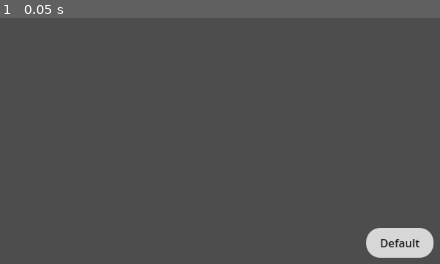
Above: before the commit, frame 1.
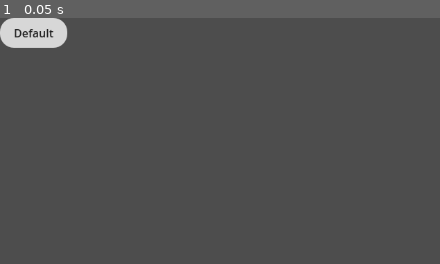
Above: after the commit, the same moment.

Repository: oakeslab-polymtl/DTInsight
Game: Godot game, scene res://GenericDisplay/generic_display.tscn
Two runs of this game, one before a commit and one after it. Both use one fixed random seed, a clock stepped at 60 frames per second and the inputs below. This scene is started directly instead of the project's main scene.
Inputs:
- Up to frame 1 (0.05 s): no input

The runs differ from the first frame. In frame 1, 3.4% of the frame differs, in the area x 0-99%, y 0-98%.

Commit message:
New link system between elements
And mouse over element preparation

Diff:
--- a/DTContainer/DTContainer.gd
+++ b/DTContainer/DTContainer.gd
@@ -18,6 +18,17 @@
 
 #Array of displayes nodes
 var displayed_node_list: Array[DisplayedNode]
+
+#Link width
+const link_width : int = 5
+
+#displayed coordinates collection
+var already_drawn_x : Array[int] = []
+var already_drawn_y : Array[int] = []
+
+#link display colot
+const dimmed_color : Color = Color.GRAY
+const highlight_color : Color = Color.DIM_GRAY
 
 #Feed fuseki data
 func feed_fuseki_data(feed):
@@ -44,12 +55,14 @@
 		displayed_node_list.append(displayed_element)
 
 func _process(delta):
+	already_drawn_x.clear()
+	already_drawn_y.clear()
 	queue_redraw()
 
 #Free all childs of a node
 static func free_all_child(node : Node):
 	for child in node.get_children():
-		if (child.get_class() == "VBoxContainer"):
+		if (child.get_class() == "BoxContainer"):
 			child.free()
 
 #Format element attributes to be displayed as a string
@@ -71,25 +84,62 @@
 func update_link_with(fuseki_link_data):
 	if(fuseki_link_data == null):
 		return
+	var links_as_dict : Dictionary = to_link_dictionary(fuseki_link_data)
+	for key in links_as_dict.keys():
+		var drawable_y_position = get_drawable_y_height(key, links_as_dict[key])
+		var x_drawn : Array[int] = []
+		x_drawn.append(draw_element_to_lane(key, drawable_y_position))
+		for association_element in links_as_dict[key]:
+			x_drawn.append(draw_element_to_lane(association_element, drawable_y_position, true))
+		var most_left_x_position : int = x_drawn.min() - link_width / 2 - 0.5
+		var most_right_x_position : int = x_drawn.max() + link_width / 2 + 0.5
+		draw_link_lane(most_left_x_position, most_right_x_position, drawable_y_position)
+
+func draw_element_to_lane(node, drawable_y_position : int, destination : bool = false) -> int:
+	var is_pointing_up : bool = node.global_position.y < drawable_y_position
+	var drawing_position_element : Vector2 = get_bottom_side(node) if (is_pointing_up) else get_top_side(node)
+	var adjusted_x : int = get_drawable_x_position(drawing_position_element.x)
+	var vertical_shift : int = draw_triangle(Vector2(adjusted_x, drawing_position_element.y), is_pointing_up) if destination else 0
+	draw_line(Vector2(adjusted_x, drawing_position_element.y + vertical_shift), Vector2(adjusted_x, drawable_y_position), highlight_color, link_width)
+	return adjusted_x
+
+func draw_triangle(aimed_at : Vector2, is_pointing_up : bool) -> int:
+	var triangle : PackedVector2Array = []
+	triangle.append(aimed_at)
+	var vertical_shift = link_width if is_pointing_up else - link_width
+	triangle.append(Vector2(aimed_at.x + link_width, aimed_at.y + vertical_shift))
+	triangle.append(Vector2(aimed_at.x - link_width, aimed_at.y + vertical_shift))
+	draw_polygon(triangle, [highlight_color])
+	return vertical_shift
+
+func draw_link_lane(most_left_x_position, most_right_x_position, drawable_y_position):
+	draw_line(Vector2(most_left_x_position, drawable_y_position), Vector2(most_right_x_position, drawable_y_position), highlight_color, link_width)
+
+func get_drawable_y_height(key, array_nodes: Array) -> int:
+	var potential_y_position = (key.global_position.y + key.size.y + array_nodes[0].global_position.y) / 2
+	return get_viable_position(potential_y_position, already_drawn_y, 1)
+
+func get_drawable_x_position(potential_x : int) -> int:
+	return get_viable_position(potential_x, already_drawn_x, 1)
+
+func get_viable_position(potential : int, concerned_list : Array[int], iteration : int) -> int:
+	if(potential in concerned_list):
+		if (iteration % 2 == 0):
+			return get_viable_position(potential - 2 * link_width * iteration, concerned_list, iteration + 1)
+		else:
+			return get_viable_position(potential + 2 * link_width * iteration, concerned_list, iteration + 1)
+	else:
+		concerned_list.append(potential)
+		return potential
+
+func to_link_dictionary(fuseki_link_data) -> Dictionary:
+	var links : Dictionary = {} #desination as key -> list
 	for link in fuseki_link_data:
-		var first_node = get_node_by_name(link.first_node_name)
-		var second_node = get_node_by_name(link.second_node_name)
-		var drawing_positions = get_facing_sides(first_node, second_node)
-		draw_upstream(drawing_positions) if (drawing_positions[0].y > drawing_positions[1].y) else draw_downstream(drawing_positions)
-
-func draw_upstream(drawing_positions):
-	var color = Color.GREEN_YELLOW
-	var position0 = shift_position(drawing_positions[0], 10)
-	var position1 = shift_position(drawing_positions[1], 10)
-	draw_line(position0, position1, color, 7, true)
-	draw_circle(position1, 10, color)
-
-func draw_downstream(drawing_positions):
-	var color = Color.BROWN
-	var position0 = shift_position(drawing_positions[0], -10)
-	var position1 = shift_position(drawing_positions[1], -10)
-	draw_line(position0, position1, color, 7, true)
-	draw_circle(position1, 10, color)
+		var source_node = get_node_by_name(link.first_node_name)
+		if(not links.has(source_node)):
+			links[source_node] = []
+		links[source_node].append(get_node_by_name(link.second_node_name))
+	return links
 
 static func shift_position(position : Vector2, shift_value) -> Vector2:
 	return Vector2(position.x + shift_value, position.y)
@@ -105,22 +155,20 @@
 	print(node_name + " not found in " + displayed_node_list_string)
 	return null
 
-#Return facing positions on the side of each node
-static func get_facing_sides(first_node, second_node) -> Array[Vector2]:
-	if (first_node.global_position.y < second_node.global_position.y):
-		return [get_bottom_side(first_node), get_top_side(second_node)]
-	return [get_top_side(first_node), get_bottom_side(second_node)]
-
 #Return a position on the middle and bottom of a node
-static func get_bottom_side(node) -> Vector2:
+static func get_middle_x(node) -> int:
 	var position = node.global_position
 	var size = node.size
-	var corrected_position = Vector2(position.x + size.x / 2, position.y + size.y)
+	return position.x + size.x / 2 - link_width / 2
+
+func get_bottom_side(node) -> Vector2:
+	var position = node.global_position
+	var size = node.size
+	var corrected_position = Vector2(get_middle_x(node), position.y + size.y)
 	return corrected_position
 
-#Return a postition on the middle and top of a node
-static func get_top_side(node) -> Vector2:
+func get_top_side(node) -> Vector2:
 	var position = node.global_position
 	var size = node.size
-	var corrected_position = Vector2(position.x + size.x / 2, position.y)
+	var corrected_position = Vector2(get_middle_x(node), position.y)
 	return corrected_position
--- /dev/null
+++ b/GenericDisplay/GenericDisplay.gd
@@ -0,0 +1,15 @@
+extends BoxContainer
+
+@onready var element_name = $GenericElementName.text
+
+var mouse_over = false
+
+func _on_mouse_entered():
+	mouse_over = true
+
+func _on_mouse_exited():
+	mouse_over = false
+
+func _process(delta):
+	if(mouse_over):
+		print(element_name)
--- /dev/null
+++ b/GenericDisplay/GenericDisplaySignals.gd
@@ -0,0 +1,3 @@
+extends Node
+
+signal generic_display_over
--- a/GenericDisplay/generic_display.tscn
+++ b/GenericDisplay/generic_display.tscn
@@ -1,4 +1,6 @@
-[gd_scene load_steps=2 format=3 uid="uid://tvcjlrt40n0q"]
+[gd_scene load_steps=3 format=3 uid="uid://tvcjlrt40n0q"]
+
+[ext_resource type="Script" path="res://GenericDisplay/GenericDisplay.gd" id="1_5lixw"]
 
 [sub_resource type="StyleBoxFlat" id="StyleBoxFlat_3hsd0"]
 content_margin_left = 20.0
@@ -11,25 +13,26 @@
 corner_radius_bottom_right = 20
 corner_radius_bottom_left = 20
 
-[node name="GenericDisplay" type="VBoxContainer"]
-anchors_preset = 8
-anchor_left = 0.5
-anchor_top = 0.5
-anchor_right = 0.5
-anchor_bottom = 0.5
-offset_left = -28.5
-offset_top = -11.5
-offset_right = 28.5
-offset_bottom = 11.5
+[node name="GenericDisplay" type="BoxContainer"]
+anchors_preset = 15
+anchor_right = 1.0
+anchor_bottom = 1.0
+offset_right = -1055.0
+offset_bottom = -605.0
 grow_horizontal = 2
 grow_vertical = 2
 size_flags_horizontal = 3
 size_flags_vertical = 4
+script = ExtResource("1_5lixw")
 
 [node name="GenericElementName" type="Label" parent="."]
 layout_mode = 2
+size_flags_horizontal = 3
 theme_override_colors/font_color = Color(0.129558, 0.129558, 0.129558, 1)
 theme_override_styles/normal = SubResource("StyleBoxFlat_3hsd0")
 text = "Default"
 horizontal_alignment = 1
 vertical_alignment = 3
+
+[connection signal="mouse_entered" from="." to="." method="_on_mouse_entered"]
+[connection signal="mouse_exited" from="." to="." method="_on_mouse_exited"]
